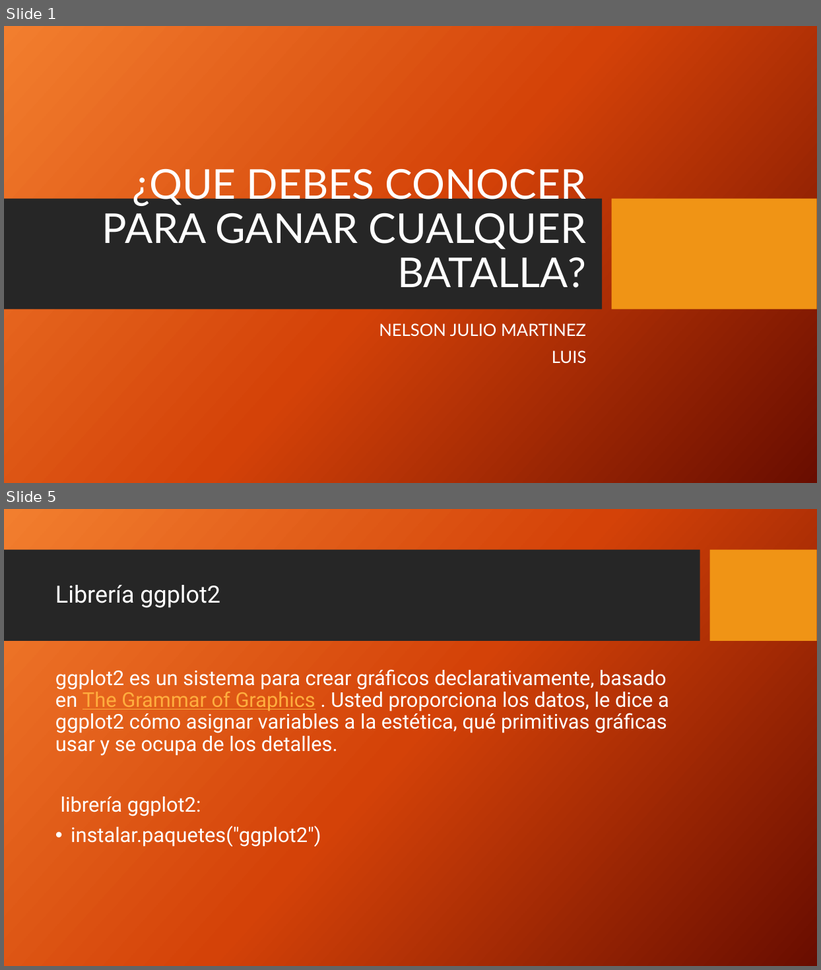
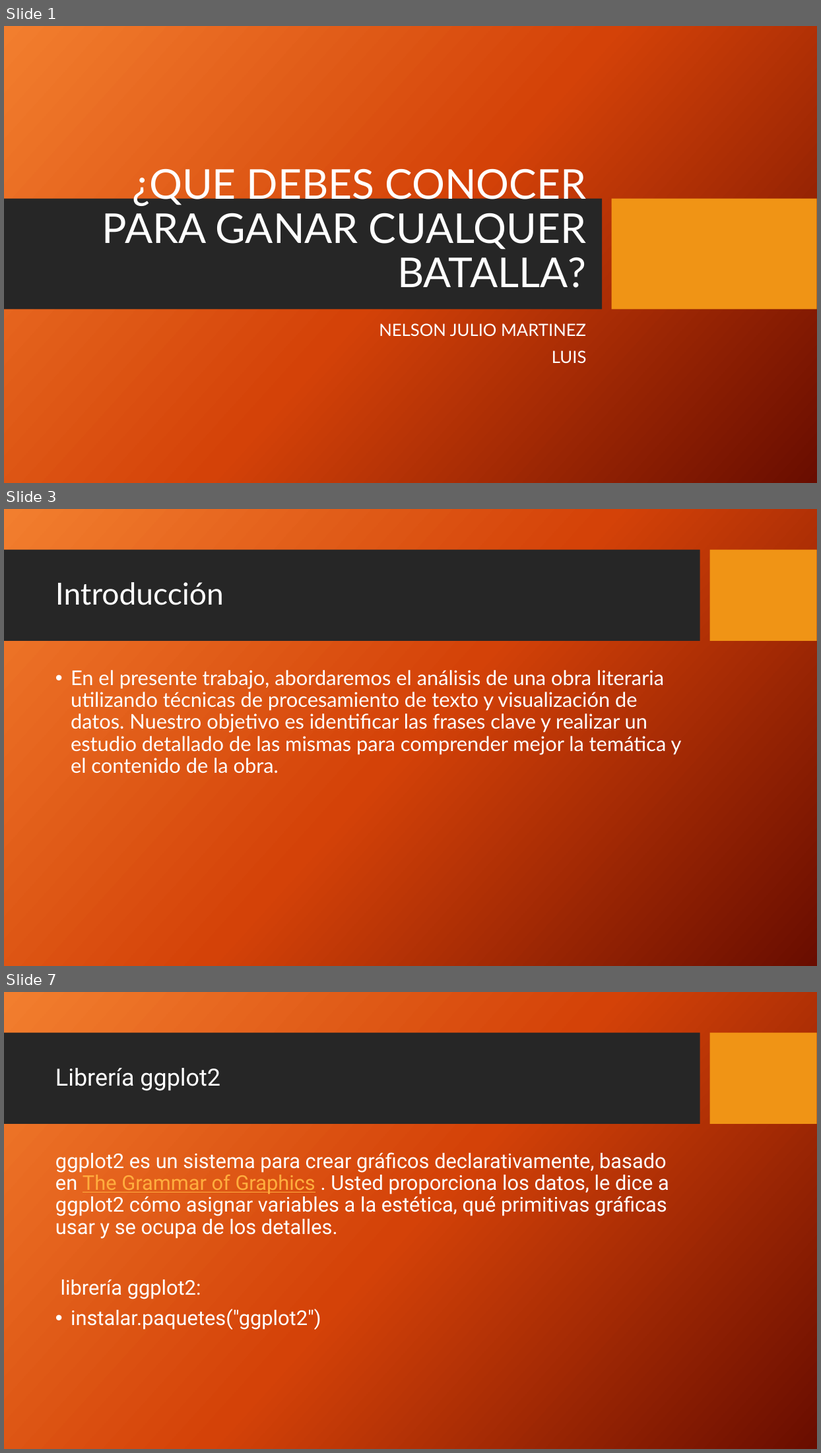
Before and after one commit to Byneros/TallerGestionDeDatosElArteDeLaGuerra, a slide deck: QUE DEBES CONOCER PARA GANAR CUALQUER BATALLA OTRA VERSION.pptx. Shown one above the other, each under a label of ours: slides 1 and 5 before the commit, slides 1, 3 and 7 after it; the slides between them are not shown. The pictures are 821x970 and 821x1453 pixels, drawn with LibreOffice and Linux fonts; fonts in the diff are those of the drawing; background and template pictures are left out. Boxes give left, top, right and bottom in pixels: in the first picture for what was removed or moved away, otherwise in the second. Text is boxed around its words. In the diff, an @@ line names an element or a change of style, - is before the commit and + after.

```diff
--- a/QUE DEBES CONOCER PARA GANAR CUALQUER BATALLA OTRA VERSION.pptx
+++ b/QUE DEBES CONOCER PARA GANAR CUALQUER BATALLA OTRA VERSION.pptx
@@ slide 3 added at [4, 509, 817, 966], background picture (left out); not listed: 2 template elements that a slide beside it also shows @@
@@ title added at [55, 582, 224, 605], 36 pt, text #FFFFFF @@
+Introducción
@@ text added at [71, 670, 682, 774], 24 pt, text #FFFFFF @@
+• En el presente trabajo, abordaremos el análisis de una obra literaria utilizando técnicas de procesamiento de texto y visualización de datos. Nuestro objetivo es identificar las frases clave y realizar un estudio detallado de las mismas para comprender mejor la temática y el contenido de la obra.
@@ what was slide 5 is now slide 7 @@
```
Also in this commit, not shown: 3 slides changed, 4 other slides added, 3 other files.
